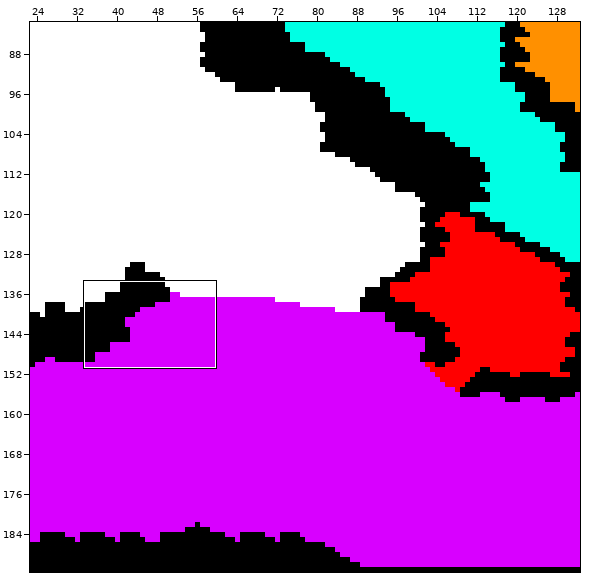
Two states of a Tiled map, Project/Game/maps/walkable.tmx. The first picture is a wide view before the edit; the outline marks the close-up.
Close-up. Earlier state:
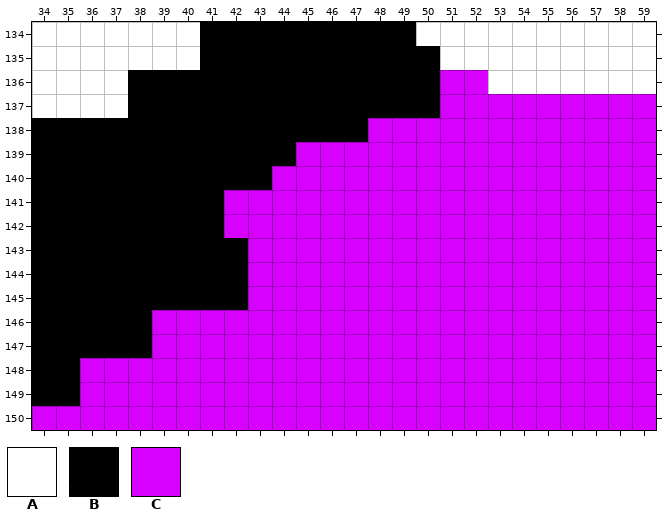
Cells are 16x16 px. Shown: x 34..59, y 134..150. The commit also changed other parts of the map, which this record leaves out.
Key: from "Walkable": A 0, B 1, C 6.
_ is an empty cell.
Layer "Walkable" before, first column x 34:
134 AAAAAAABBBBBBBBBAAAAAAAAAA
135 AAAAAAABBBBBBBBBBAAAAAAAAA
136 AAAABBBBBBBBBBBBBCCAAAAAAA
137 AAAABBBBBBBBBBBBBCCCCCCCCC
138 BBBBBBBBBBBBBBCCCCCCCCCCCC
139 BBBBBBBBBBBCCCCCCCCCCCCCCC
140 BBBBBBBBBBCCCCCCCCCCCCCCCC
141 BBBBBBBBCCCCCCCCCCCCCCCCCC
142 BBBBBBBBCCCCCCCCCCCCCCCCCC
143 BBBBBBBBBCCCCCCCCCCCCCCCCC
144 BBBBBBBBBCCCCCCCCCCCCCCCCC
145 BBBBBBBBBCCCCCCCCCCCCCCCCC
146 BBBBBCCCCCCCCCCCCCCCCCCCCC
147 BBBBBCCCCCCCCCCCCCCCCCCCCC
148 BBCCCCCCCCCCCCCCCCCCCCCCCC
149 BBCCCCCCCCCCCCCCCCCCCCCCCC
150 CCCCCCCCCCCCCCCCCCCCCCCCCC
Once edited:
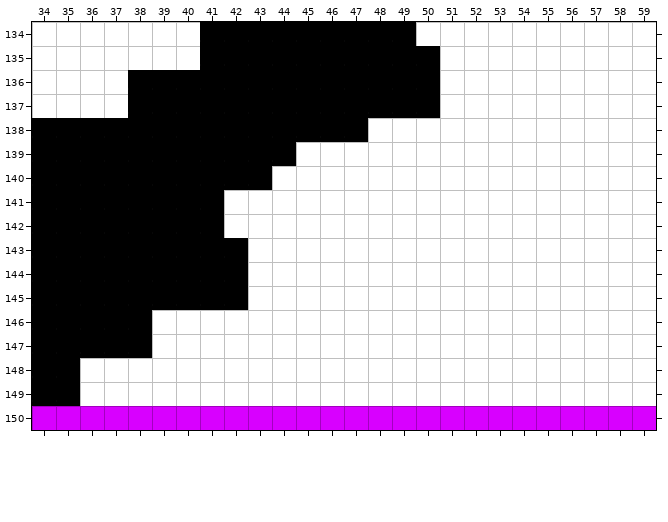
Difference:
Layer "Walkable":
y 136: x 51..52 CC -> AA
y 137: x 51..59 CCCCCCCCC -> AAAAAAAAA
y 138: x 48..59 CCCCCCCCCCCC -> AAAAAAAAAAAA
y 139: x 45..59 CCCCCCCCCCCCCCC -> AAAAAAAAAAAAAAA
y 140: x 44..59 CCCCCCCCCCCCCCCC -> AAAAAAAAAAAAAAAA
y 141..142: x 42..59 CCCCCCCCCCCCCCCCCC -> AAAAAAAAAAAAAAAAAA
y 143..145: x 43..59 CCCCCCCCCCCCCCCCC -> AAAAAAAAAAAAAAAAA
y 146..147: x 39..59 CCCCCCCCCCCCCCCCCCCCC -> AAAAAAAAAAAAAAAAAAAAA
y 148..149: x 36..59 CCCCCCCCCCCCCCCCCCCCCCCC -> AAAAAAAAAAAAAAAAAAAAAAAA
